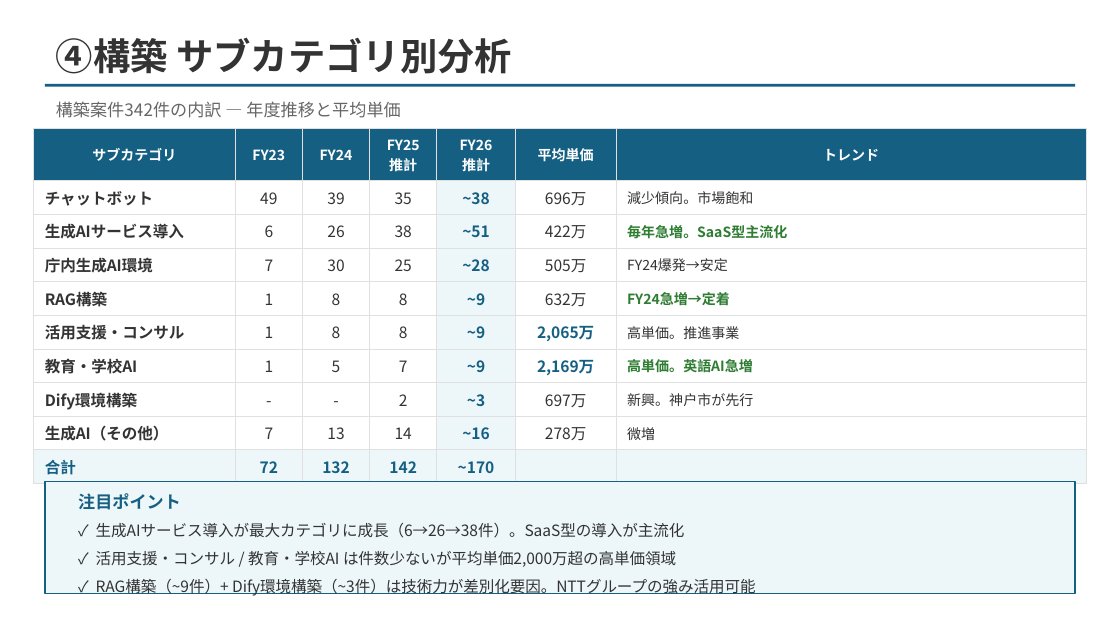
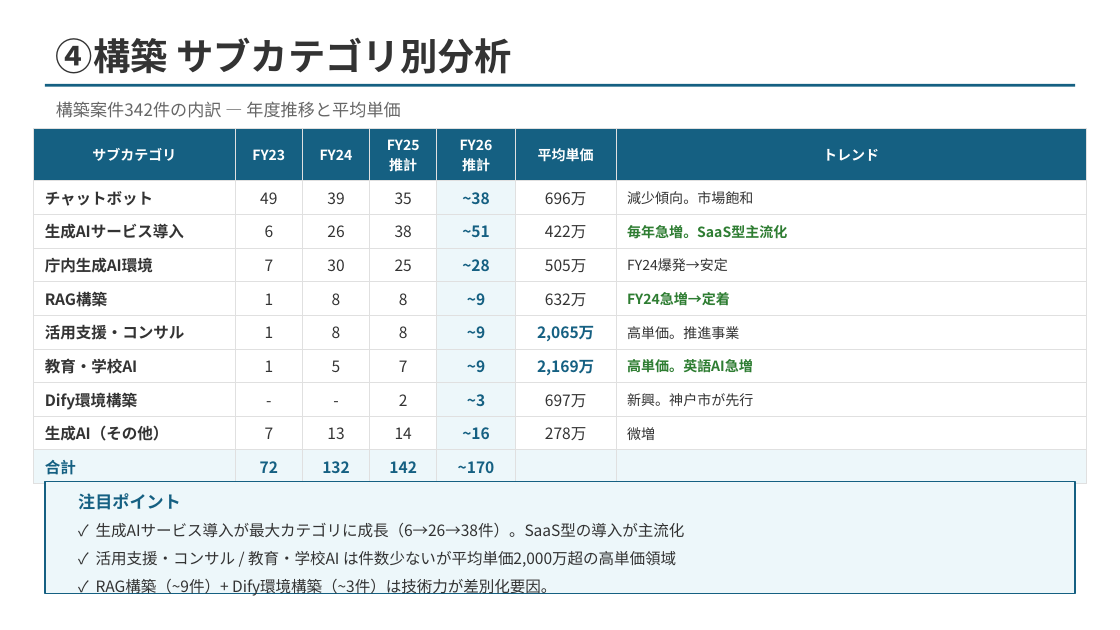
Before and after one commit to ttygtdgs/obsidian-ttygtd, a slide deck: slide 5 of 05_Output/Projects/@Active/NTTDX-Customer-Expansion-Mission/02-materials/FY2026-自治体生成AI案件-フェーズ別見通し.pptx. Drawn at 1120x630 pixels with LibreOffice and Linux fonts; fonts in the diff are those of the drawing; background and template pictures are left out. Boxes give left, top, right and bottom in pixels: in the first picture for what was removed or moved away, otherwise in the second. Text is boxed around its words. In the diff, an @@ line names an element or a change of style, - is before the commit and + after.

```diff
--- a/05_Output/Projects/@Active/NTTDX-Customer-Expansion-Mission/02-materials/FY2026-自治体生成AI案件-フェーズ別見通し.pptx
+++ b/05_Output/Projects/@Active/NTTDX-Customer-Expansion-Mission/02-materials/FY2026-自治体生成AI案件-フェーズ別見通し.pptx
@@ text at (96, 579, 556, 596): text changed @@
-✓ RAG構築（~9件）+ Dify環境構築（~3件）は技術力が差別化要因。NTTグループの強み活用可能
+✓ RAG構築（~9件）+ Dify環境構築（~3件）は技術力が差別化要因。
```
Also in this commit, not shown: 6 other slides changed, 1 other file.
